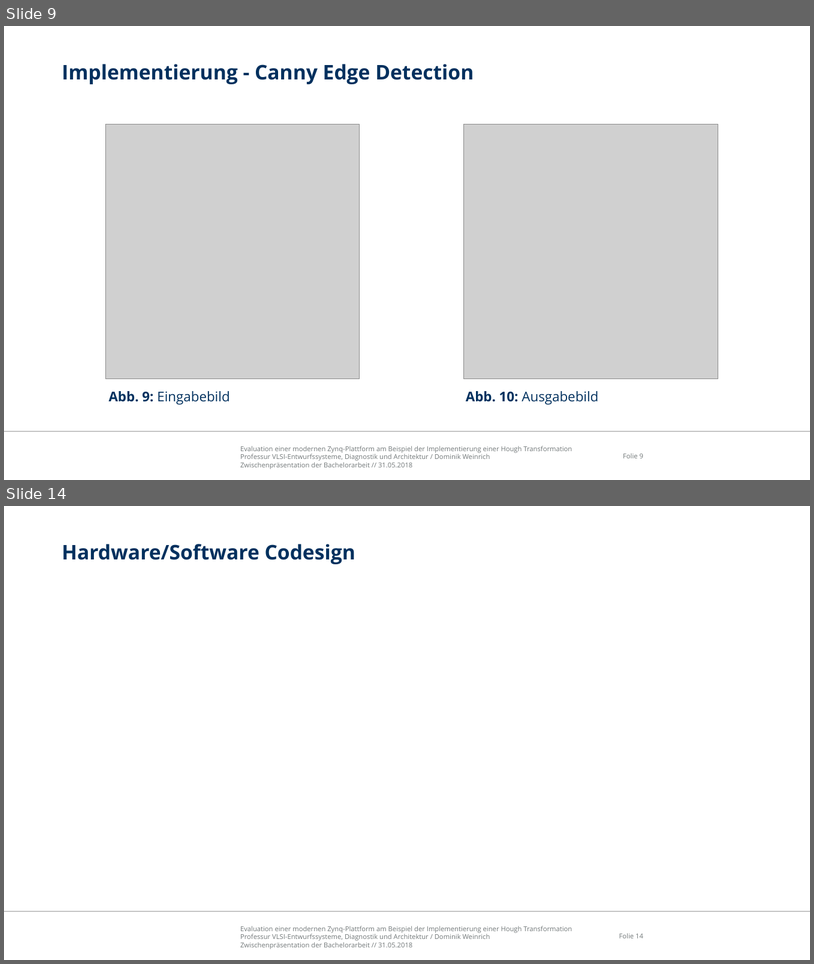
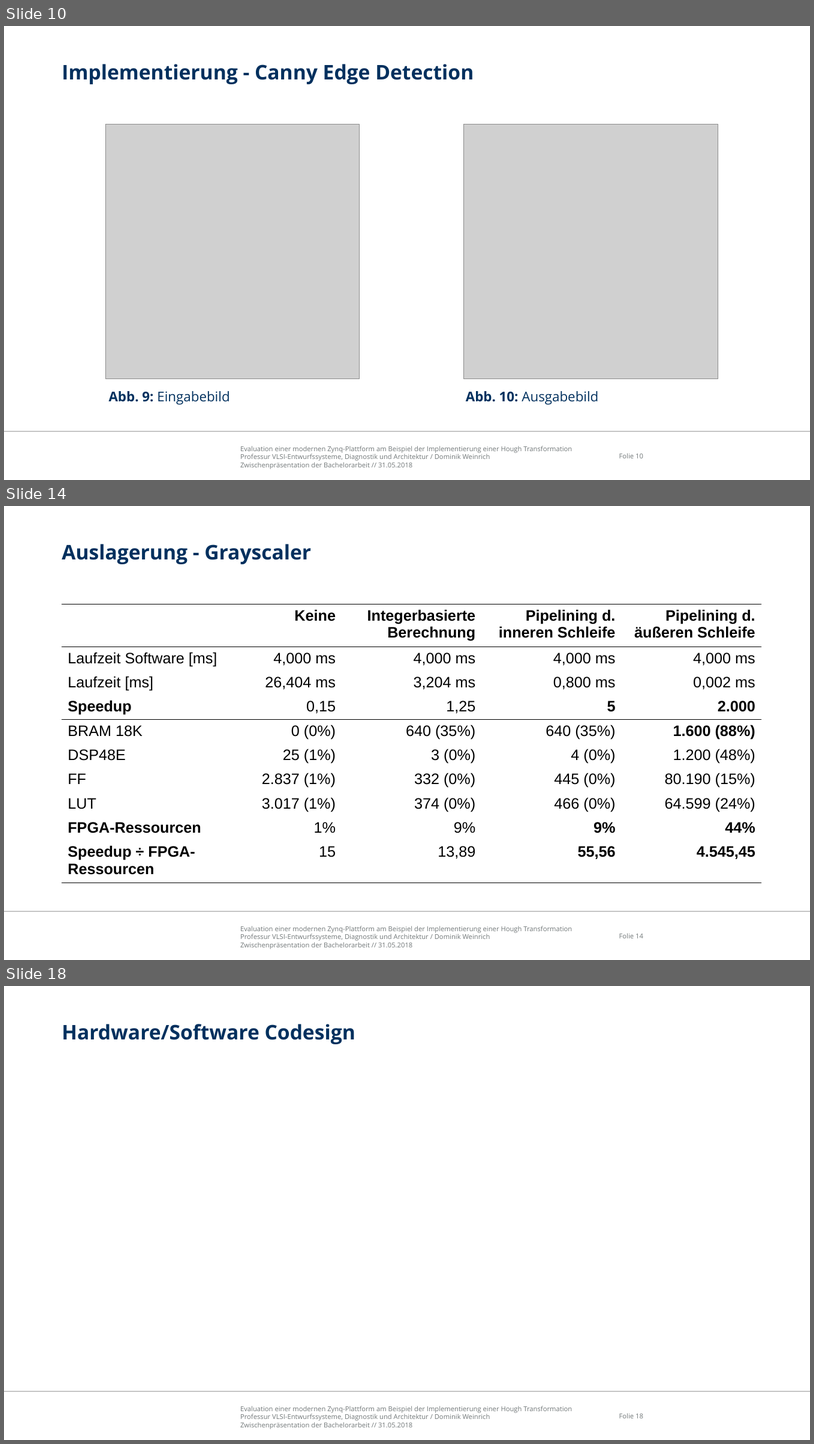
Before and after one commit to freeDom-/hough, a slide deck: Verteidigung/Verteidigung.odp. Shown one above the other, each under a label of ours: slides 9 and 14 before the commit, slides 10, 14 and 18 after it; the slides between them are not shown. The pictures are 814x964 and 814x1444 pixels, drawn with LibreOffice and Linux fonts; fonts in the diff are those of the drawing; grey boxes stand for pictures; background and template pictures are left out. Boxes give left, top, right and bottom in pixels: in the first picture for what was removed or moved away, otherwise in the second. Text is boxed around its words. In the diff, an @@ line names an element or a change of style, - is before the commit and + after.

```diff
--- a/Verteidigung/Verteidigung.odp
+++ b/Verteidigung/Verteidigung.odp
@@ slide 14 added at box(4, 506, 810, 960), background #FFFFFF; not listed: 3 template elements that a slide beside it also shows @@
@@ title added at box(62, 544, 311, 564), 24 pt, text #00305E, bold @@
+Auslagerung - Grayscaler
@@ table added at box(62, 604, 761, 877), 10 rows, 5 columns @@
+ | Keine | Integerbasierte Berechnung | Pipelining d. inneren Schleife | Pipelining d. äußeren Schleife
+Laufzeit Software [ms] | 4,000 ms | 4,000 ms | 4,000 ms | 4,000 ms
+Laufzeit [ms] | 26,404 ms | 3,204 ms | 0,800 ms | 0,002 ms
+Speedup | 0,15 | 1,25 | 5 | 2.000
+BRAM 18K | 0 (0%) | 640 (35%) | 640 (35%) | 1.600 (88%)
+DSP48E | 25 (1%) | 3 (0%) | 4 (0%) | 1.200 (48%)
+FF | 2.837 (1%) | 332 (0%) | 445 (0%) | 80.190 (15%)
+LUT | 3.017 (1%) | 374 (0%) | 466 (0%) | 64.599 (24%)
+FPGA-Ressourcen | 1% | 9% | 9% | 44%
+Speedup ÷ FPGA-Ressourcen | 15 | 13,89 | 55,56 | 4.545,45
@@ what was slide 9 is now slide 10 @@
@@ page number at box(620, 453, 644, 458): text changed @@
-Folie 9
+Folie 10
@@ what was slide 14 is now slide 18 @@
@@ page number at box(620, 1413, 644, 1418): text changed @@
-Folie 14
+Folie 18
```
Also in this commit, not shown: 3 slides changed, 5 other slides added, 2 slides removed, 2 other files.
